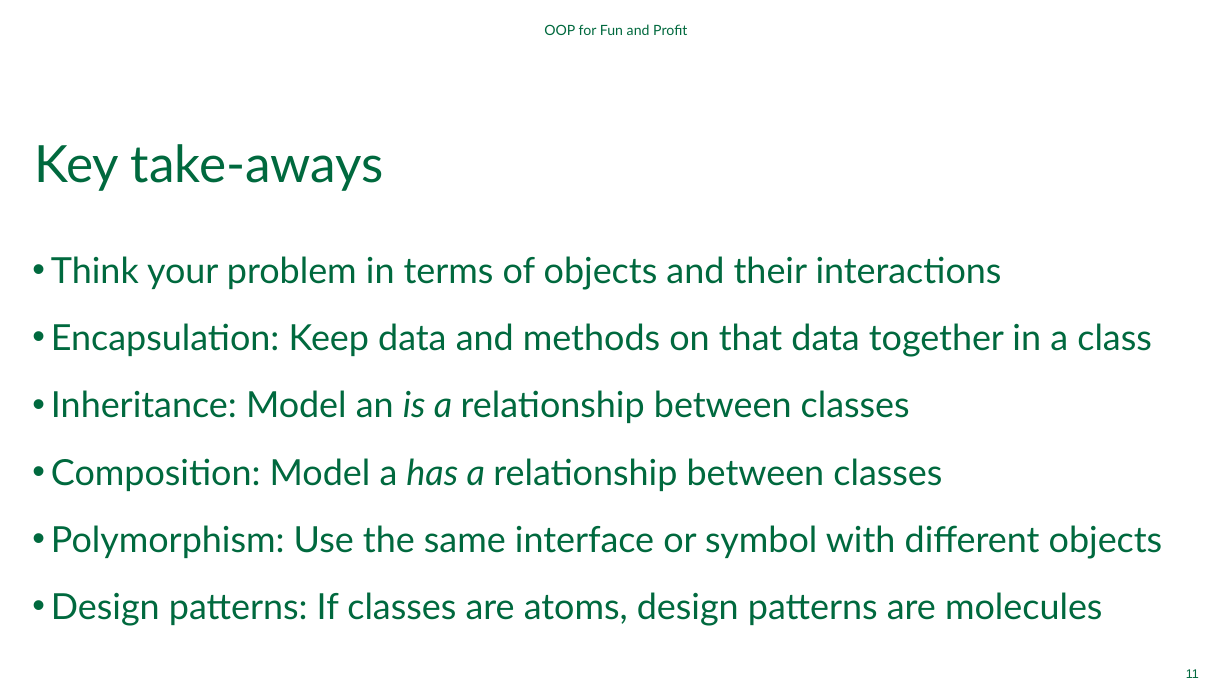
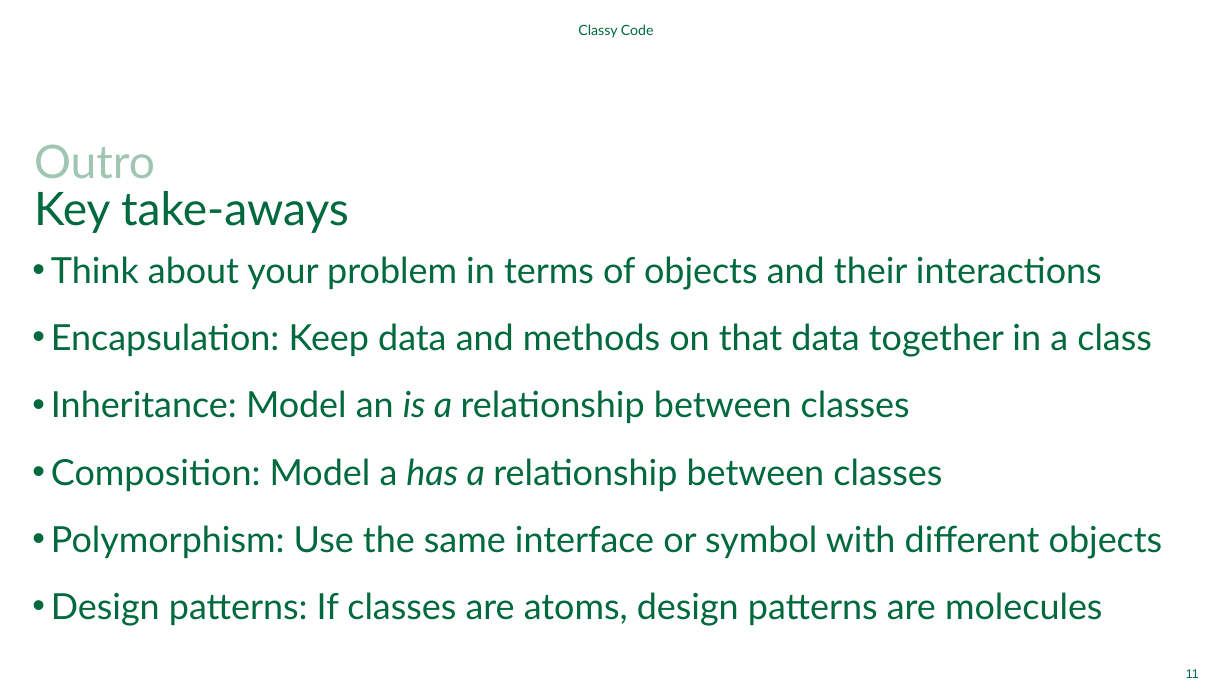
Before and after one commit to Dartmouth-Libraries/classy-code, a slide deck: slide 11 of ppt/OOP-for-Fun-and-Profit.pptx. Drawn at 1232x693 pixels with LibreOffice and Linux fonts; fonts in the diff are those of the drawing; background and template pictures are left out. Boxes give left, top, right and bottom in pixels: in the first picture for what was removed or moved away, otherwise in the second. Text is boxed around its words. In the diff, an @@ line names an element or a change of style, - is before the commit and + after.

Commit message:
minor updates to slides

```diff
--- a/ppt/OOP-for-Fun-and-Profit.pptx
+++ b/ppt/OOP-for-Fun-and-Profit.pptx
@@ text at bbox=[578, 24, 654, 38]: text changed @@
-OOP for Fun and Profit
+Classy Code
@@ title at bbox=[34, 144, 349, 233]: text changed; size 40 to 36 pt @@
-Key take-aways
+Outro
+Key take-aways
@@ text at bbox=[51, 256, 1102, 290]: text changed @@
-• Think your problem in terms of objects and their interactions
+• Think about your problem in terms of objects and their interactions
```
Also in this commit, not shown: 10 other slides changed.
